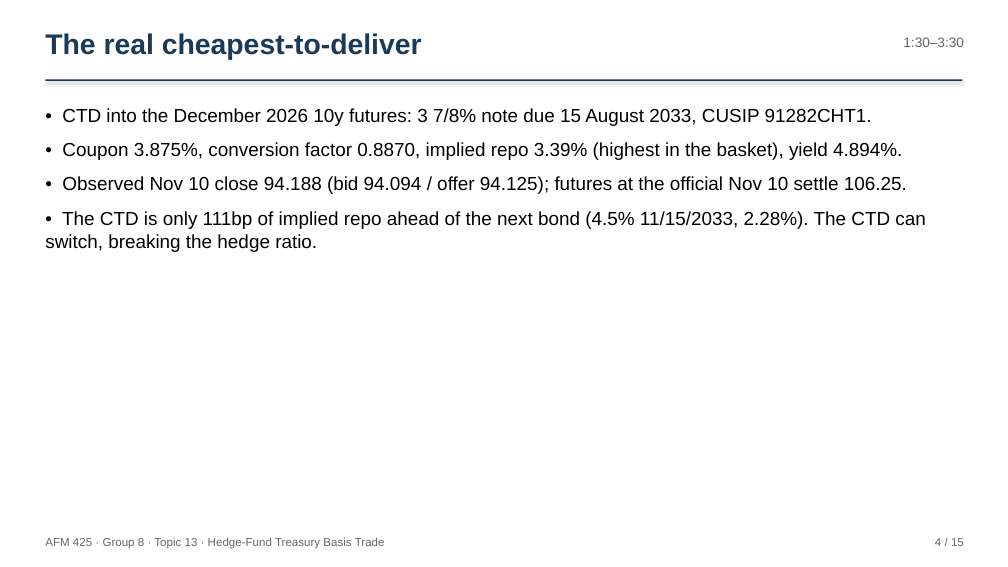
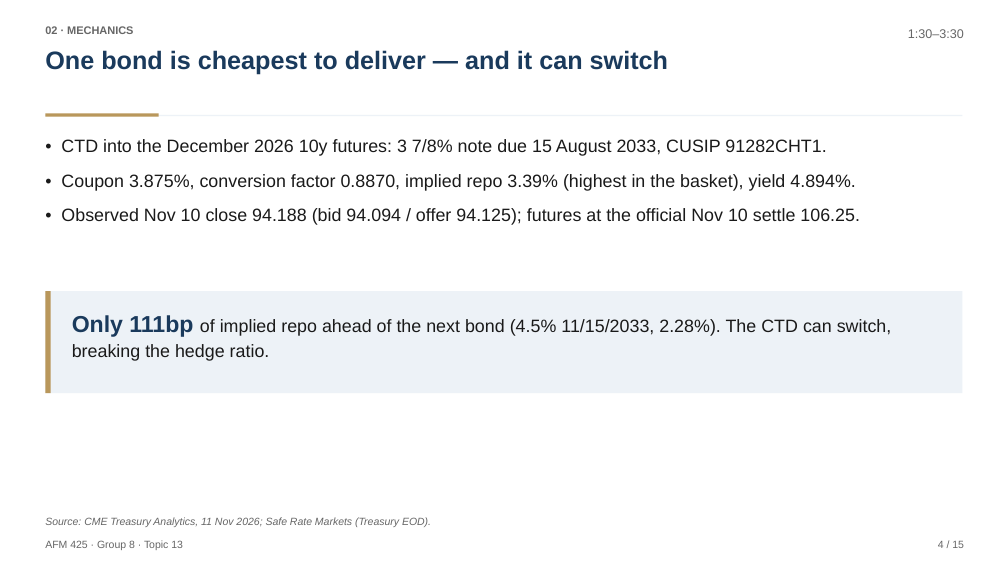
Before and after one commit to faketut/course, a slide deck: slide 4 of afm425/project/presentation/AFM425 Presentation Group 8.pptx. Drawn at 1008x567 pixels with LibreOffice and Linux fonts; fonts in the diff are those of the drawing. Boxes give left, top, right and bottom in pixels: in the first picture for what was removed or moved away, otherwise in the second. Text is boxed around its words. In the diff, an @@ line names an element or a change of style, - is before the commit and + after.

Commit message:
AFM425 Group 8: restyle deck PPTX (McKinsey/IB conventions)
- Action titles (claims with numbers), section kickers, source lines
- Navy cover, KPI band on quant slide, highlighted thesis row in stress table
- Numbered blocks for implications/takeaways. Content unchanged.

```diff
--- a/afm425/project/presentation/AFM425 Presentation Group 8.pptx
+++ b/afm425/project/presentation/AFM425 Presentation Group 8.pptx
@@ text at [45,26,133,34]: text changed; size 27 to 10.5 pt; text colour #1A3A5C to #666666 @@
-The real cheapest-to-deliver
+02 · MECHANICS
@@ text "1:30–3:30": place and size @@
-text "1:30–3:30" at [903,37,964,47]
+text "1:30–3:30" at [908,29,964,38]
@@ text "1:30–3:30" at [908,29,964,38]: size 13 to 12 pt; line spacing 1 to 1.1; more space between paragraphs @@
@@ text added at [45,50,668,74], 24 pt, text #1A3A5C, bold @@
+One bond is cheapest to deliver — and it can switch
@@ rectangle: place and size @@
-rectangle at [45,79,963,81]
+rectangle at [45,115,963,116]
@@ rectangle at [45,115,963,116]: fill #1A3A5C to #EDF2F7; shadow off @@
@@ rectangle added at [45,113,159,116], fill #B9975B @@
@@ text "• CTD into the December ...": place and size @@
-text "• CTD into the December ..." at [45,108,925,252]
+text "• CTD into the December ..." at [61,139,860,225]
@@ text "• CTD into the December ..." at [61,139,860,225]: size 18 to 17 pt, text colour #000000 to #1A1A1A; line spacing 1.05 to 1.12 @@
@@ text at [45,211,925,252]: paragraph removed @@
-• The CTD is only 111bp of implied repo ahead of the next bond (4.5% 11/15/2033, 2.28%). The CTD can switch, breaking the hedge ratio.
@@ rectangle added at [45,291,963,393], fill #EDF2F7 @@
@@ rectangle added at [45,291,51,393], fill #B9975B @@
@@ text added at [72,315,892,361], 17 pt, text #1A1A1A @@
+Only 111bp of implied repo ahead of the next bond (4.5% 11/15/2033, 2.28%). The CTD can switch, breaking the hedge ratio.
@@ text added at [45,517,431,527], 10 pt, text #666666, italic @@
+Source: CME Treasury Analytics, 11 Nov 2026; Safe Rate Markets (Treasury EOD).
@@ text "4 / 15" at [938,541,964,548]: size 11 to 10 pt; line spacing 1 to 1.1; more space between paragraphs @@
@@ text at [45,540,183,550]: text changed; size 11 to 10 pt @@
-AFM 425 · Group 8 · Topic 13 · Hedge-Fund Treasury Basis Trade
+AFM 425 · Group 8 · Topic 13
```
Also in this commit, not shown: 14 other slides changed.
